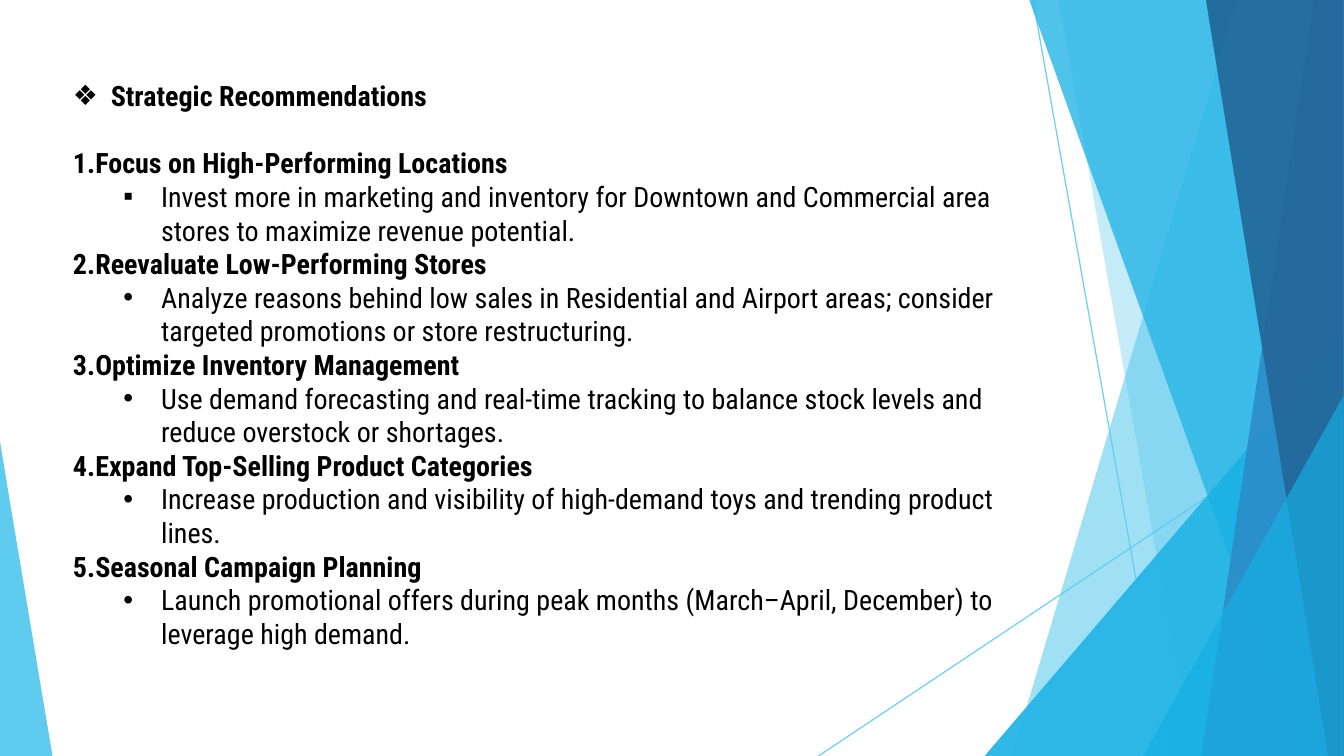
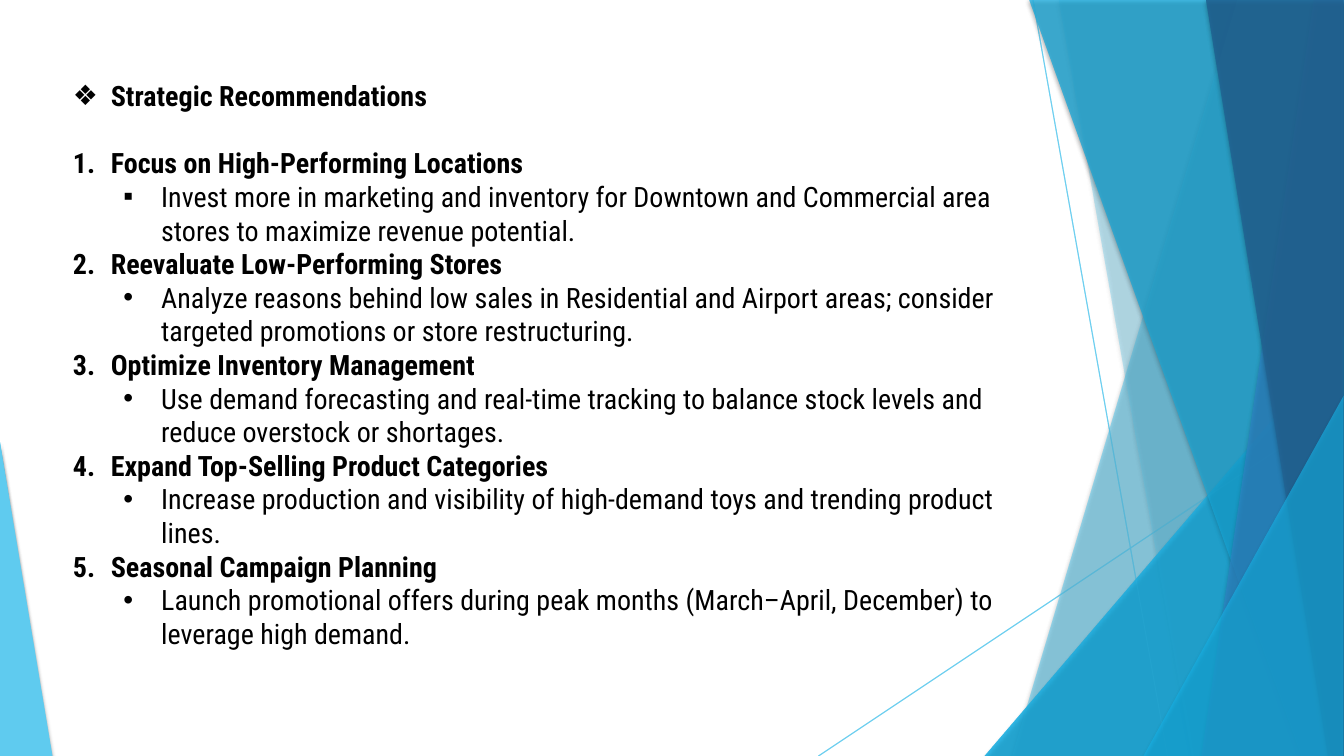
Before and after one commit to Vaishu111999/Toy-Sales-Report, a slide deck: slide 5 of Presentation.pptx. Drawn at 1344x756 pixels with LibreOffice and Linux fonts; fonts in the diff are those of the drawing. Boxes give left, top, right and bottom in pixels: in the first picture for what was removed or moved away, otherwise in the second. Text is boxed around its words. In the diff, an @@ line names an element or a change of style, - is before the commit and + after.

```diff
--- a/Presentation.pptx
+++ b/Presentation.pptx
@@ freeform shape at [1059,0,1344,756]: shadow on; outline redrawn @@
@@ freeform shape at [1059,0,1344,756]: shadow on; outline redrawn @@
@@ text "Strategic Recommendations" at [111,85,993,616]: indent changed @@
@@ shadow on in 15 elements at [1012,0,1344,756], [985,336,1344,756], [1029,0,1344,756], [1202,0,1344,756], [1206,0,1344,756], [1143,396,1344,756], [0,443,49,756], [1012,0,1344,756], [985,336,1344,756], [1029,0,1344,756], [1202,0,1344,756], [1206,0,1344,756], [1143,396,1344,756], [0,443,49,756], [0,443,52,756] @@
```
Also in this commit, not shown: 5 other slides changed, 2 other files.
